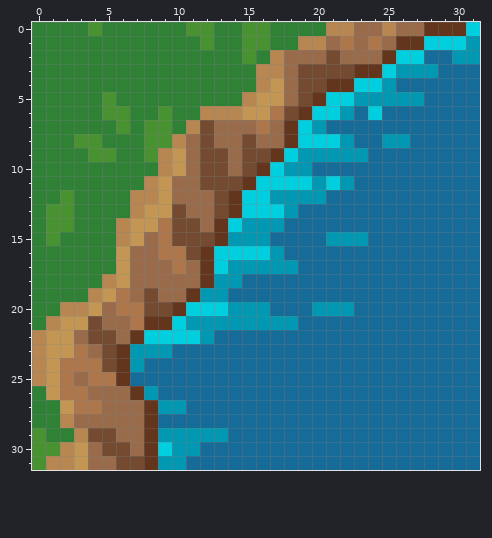
File history of a pixel-art sprite, Game/sprite/ESRiver.png. This is how it looked before the edit.
The file is 32x32 pixels.
Now the later version:
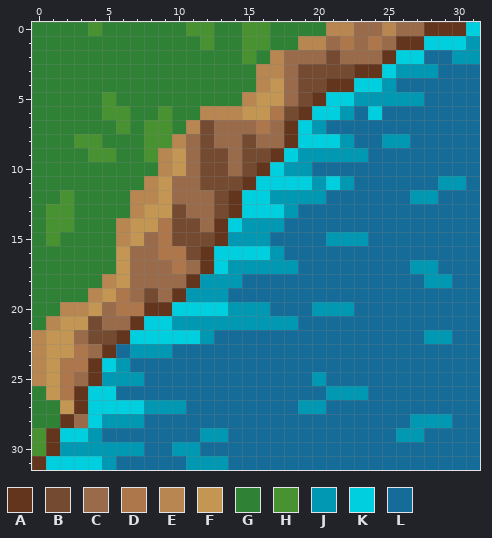
Palette (. is transparent): A #62351c  B #744b30  C #996b4a  D #ae764b  E #b88751  F #c39753  G #2f8136  H #499231  J #0098b2  K #00cfdf  L #156c99
Change:
@@ x 25..31 @@
 10 LLLLLLL
-11 LLLLLLL
-12 LLLLLLL
+11 LLLLJJL
+12 LLJJLLL
 13 LLLLLLL
@@ x 0..31 @@
 16 GGGGGGFCCDDBAKKKKJLLLLLLLLLLLLLL
-17 GGGGGGFCCCDCAKJJJJJLLLLLLLLLLLLL
-18 GGGGGEFCCCCCAJJLLLLLLLLLLLLLLLLL
-19 GGGGEFDCBCCAJJLLLLLLLLLLLLLLLLLL
-20 GGEEFCDDBBAKKKJJJLLLJJJLLLLLLLLL
-21 GEFFBCCDAAKJJJJJJJJLLLLLLLLLLLLL
-22 EFFCBBCAKKKKJLLLLLLLLLLLLLLLLLLL
-23 EFFDCBAJJJLLLLLLLLLLLLLLLLLLLLLL
-24 EFDDDBAJLLLLLLLLLLLLLLLLLLLLLLLL
-25 EFDCDDALLLLLLLLLLLLLLLLLLLLLLLLL
-26 GFDDCCCAJLLLLLLLLLLLLLLLLLLLLLLL
-27 GGFDDCCCAJJLLLLLLLLLLLLLLLLLLLLL
-28 GGECCCCCALLLLLLLLLLLLLLLLLLLLLLL
-29 HGGEBBCCAJJJJJLLLLLLLLLLLLLLLLLL
-30 HHEFCBBCAKJJLLLLLLLLLLLLLLLLLLLL
-31 HEEFCCBBAJJLLLLLLLLLLLLLLLLLLLLL
+17 GGGGGGFCCCDCAKJJJJJLLLLLLLLJJLLL
+18 GGGGGEFCCCCAJJJLLLLLLLLLLLLLJJLL
+19 GGGGEFDCBCAJJJLLLLLLLLLLLLLLLLLL
+20 GGEEFCDDAAKKKKJJJLLLJJJLLLLLLLLL
+21 GEFFBCCAKKJJJJJJJJJLLLLLLLLLLLLL
+22 EFFCBBAKKKKKJLLLLLLLLLLLLLLLJJLL
+23 EFFDCALJJJLLLLLLLLLLLLLLLLLLLLLL
+24 EFDDAKJLLLLLLLLLLLLLLLLLLLLLLLLL
+25 EFDCAJJJLLLLLLLLLLLLJLLLLLLLLLLL
+26 GFDAKKLLLLLLLLLLLLLLLJJJLLLLLLLL
+27 GGFAKKKKJJJLLLLLLLLJJLLLLLLLLLLL
+28 GGACKJJJLLLLLLLLLLLLLLLLLLLJJJLL
+29 HAKKJLLLLLLLJJLLLLLLLLLLLLJJLLLL
+30 HAJJJJJJLLJJLLLLLLLLLLLLLLLLLLLL
+31 AKKKKJLLLLLJJJLLLLLLLLLLLLLLLLLL
Boxes around the changes in both pictures, in picture pixels (x1, y1, x2, y2):
changed: (410, 176, 466, 344)
changed: (32, 274, 228, 470)
changed: (298, 372, 452, 442)
